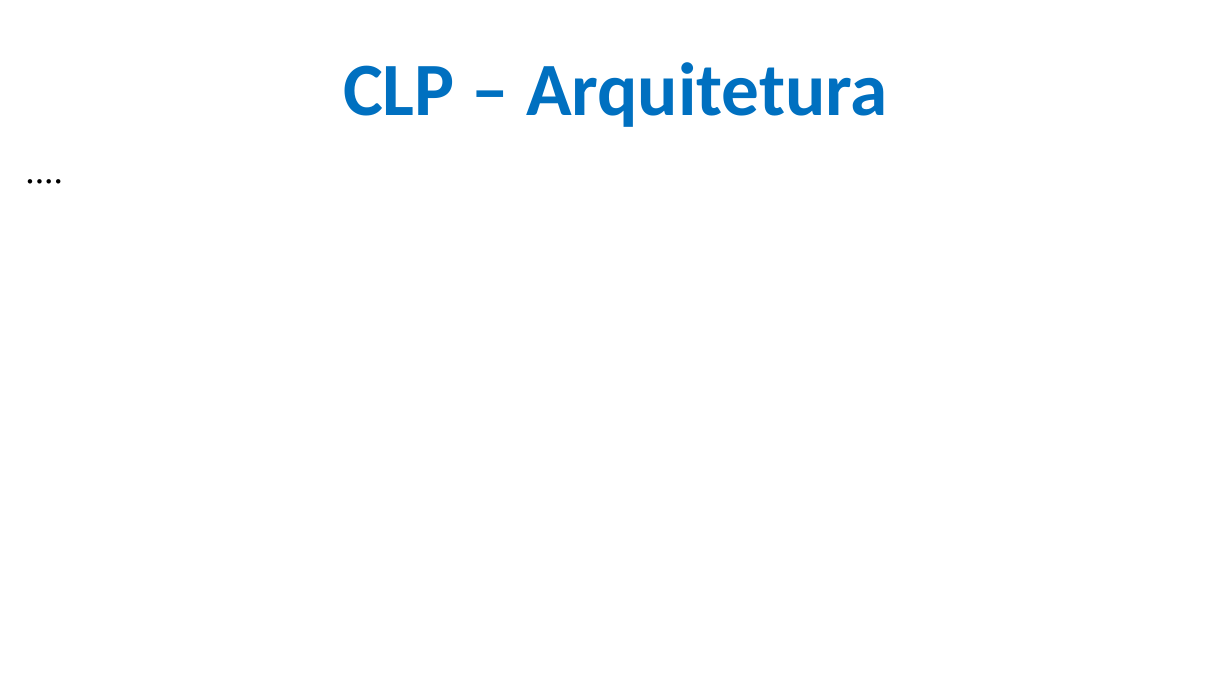
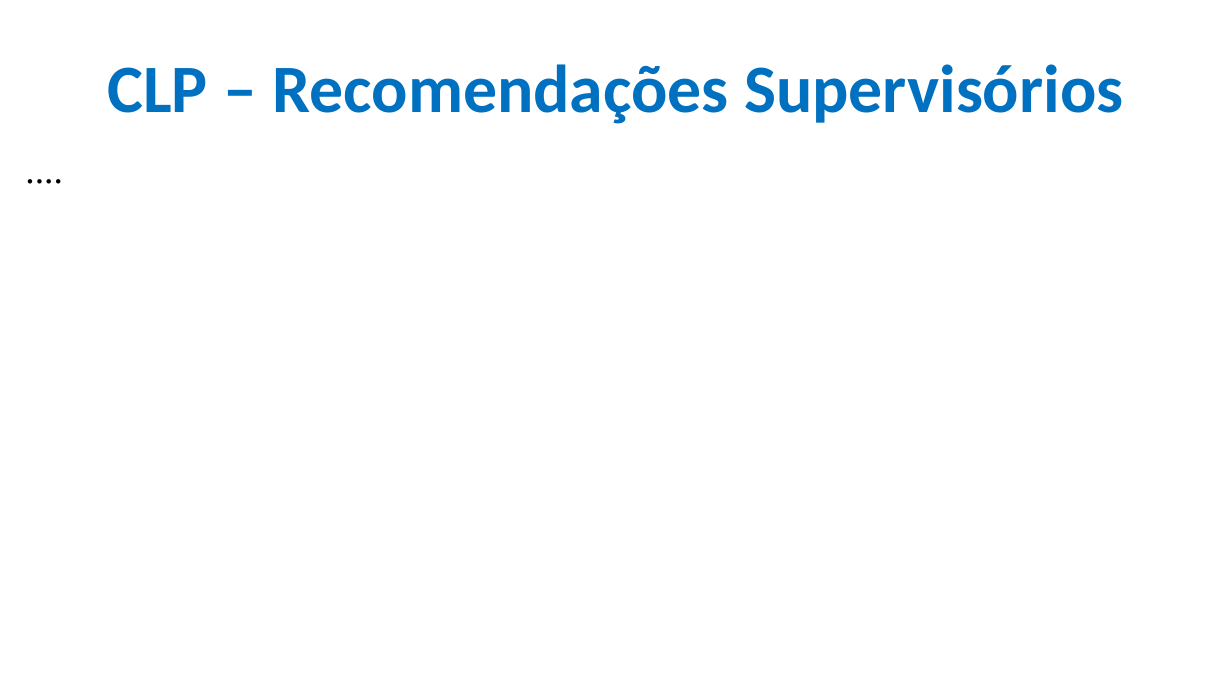
Before and after one commit to CloudEducationBrazil/WydenUniRuyControladoresLogicosProgCLP, a slide deck: slide 3 of 01 Classes/Aula10 - CLP - Recomendações Projetos Supervisórios.pptx. Drawn at 1232x693 pixels with LibreOffice and Linux fonts; fonts in the diff are those of the drawing; background and template pictures are left out. Boxes give left, top, right and bottom in pixels: in the first picture for what was removed or moved away, otherwise in the second. Text is boxed around its words. In the diff, an @@ line names an element or a change of style, - is before the commit and + after.

```diff
--- a/01 Classes/Aula10 - CLP - Recomendações Projetos Supervisórios.pptx
+++ b/01 Classes/Aula10 - CLP - Recomendações Projetos Supervisórios.pptx
@@ title at [108, 64, 1123, 124]: text changed; size 44 to 39.6 pt @@
-CLP – Arquitetura
+CLP – Recomendações Supervisórios
```
Also in this commit, not shown: 2 other slides changed, 6 other files.
